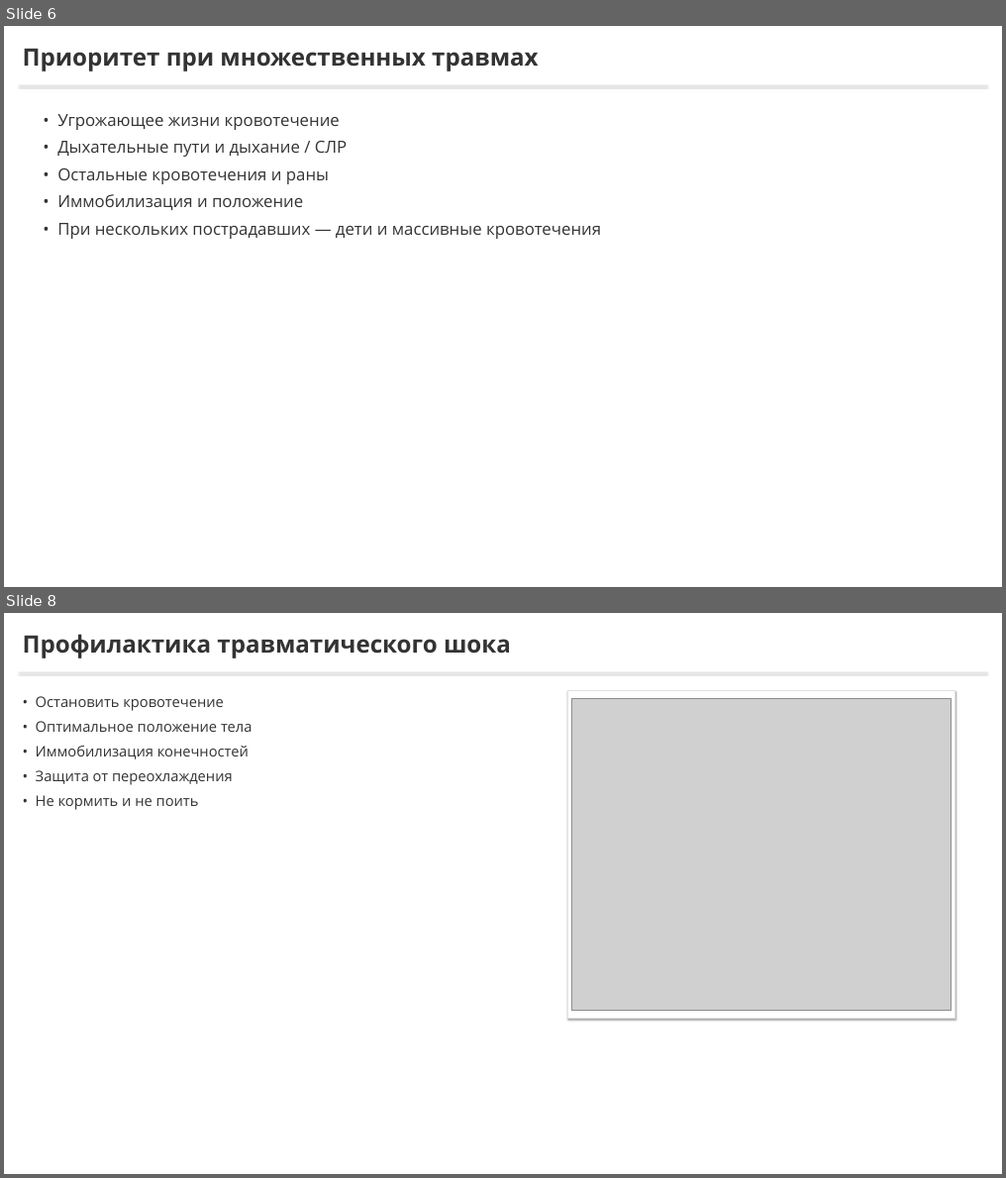
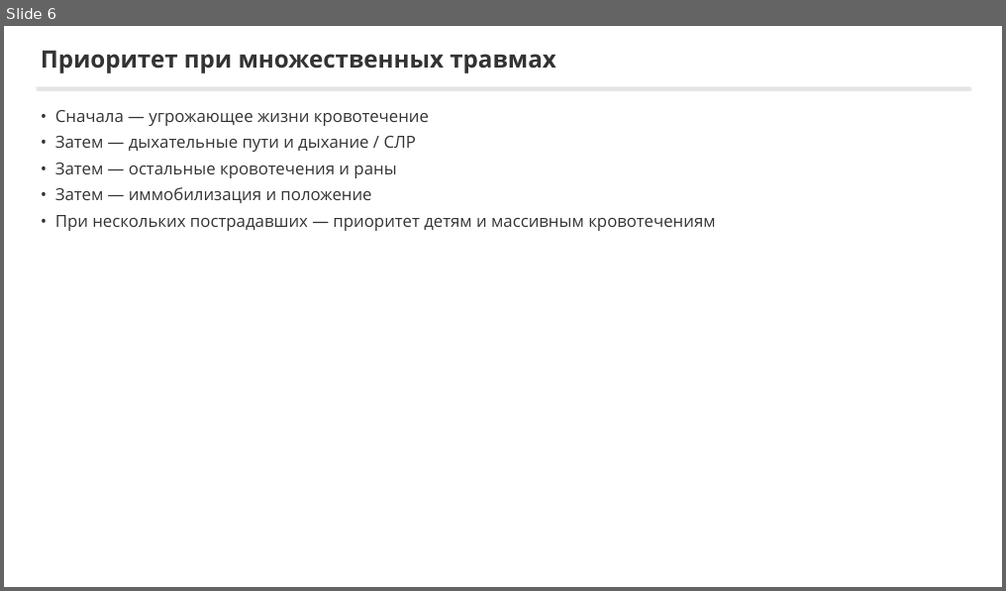
Before and after one commit to lysakalenushka-hash/-, a slide deck: tema2_bleeding/Последовательность_остановки_кровотечения.pptx. Shown one above the other, each under a label of ours: slides 6 and 8 before the commit, slide 6 after it; the slides between them are not shown. The pictures are 1006x1178 and 1006x591 pixels, drawn with LibreOffice and Linux fonts; fonts in the diff are those of the drawing; grey boxes stand for pictures. Boxes give left, top, right and bottom in pixels: in the first picture for what was removed or moved away, otherwise in the second. Text is boxed around its words. In the diff, an @@ line names an element or a change of style, - is before the commit and + after.

```diff
--- a/tema2_bleeding/Последовательность_остановки_кровотечения.pptx
+++ b/tema2_bleeding/Последовательность_остановки_кровотечения.pptx
@@ slide 8 removed at [4, 613, 1002, 1174], background #FFFFFF @@
@@ rectangle removed at [4, 613, 1002, 1174] @@
@@ text removed at [23, 634, 511, 659] @@
-Профилактика травматического шока
@@ rectangle removed at [19, 672, 987, 673] @@
@@ text removed at [36, 696, 252, 810] @@
-• Остановить кровотечение
-• Оптимальное положение тела
-• Иммобилизация конечностей
-• Защита от переохлаждения
-• Не кормить и не поить
@@ rectangle removed at [567, 691, 954, 1018] @@
@@ picture removed at [571, 698, 950, 1010] @@
@@ slide 6 changed as well @@
@@ text "Приоритет при множественных травмах": place and size @@
-text "Приоритет при множественных травмах" at [23, 48, 539, 72]
+text "Приоритет при множественных травмах" at [41, 50, 556, 74]
@@ rectangle: place and size @@
-rectangle at [19, 85, 987, 86]
+rectangle at [37, 87, 969, 88]
@@ text at [55, 110, 715, 231]: text changed @@
-• Угрожающее жизни кровотечение
-• Дыхательные пути и дыхание / СЛР
-• Остальные кровотечения и раны
-• Иммобилизация и положение
-• При нескольких пострадавших — дети и массивные кровотечения
+• Сначала — угрожающее жизни кровотечение
+• Затем — дыхательные пути и дыхание / СЛР
+• Затем — остальные кровотечения и раны
+• Затем — иммобилизация и положение
+• При нескольких пострадавших — приоритет детям и массивным кровотечениям
```
Also in this commit, not shown: 7 other slides changed, 6 slides added, 5 other slides removed, 7 other files.
